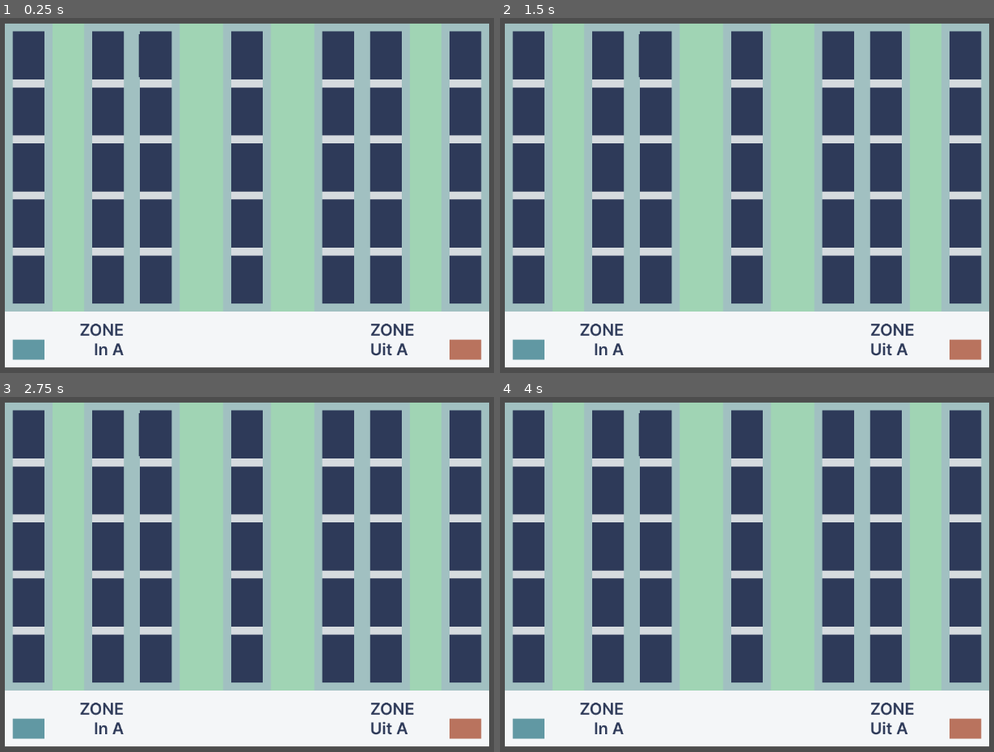
Above: before the commit, frames 1-4 (two rows, left to right).
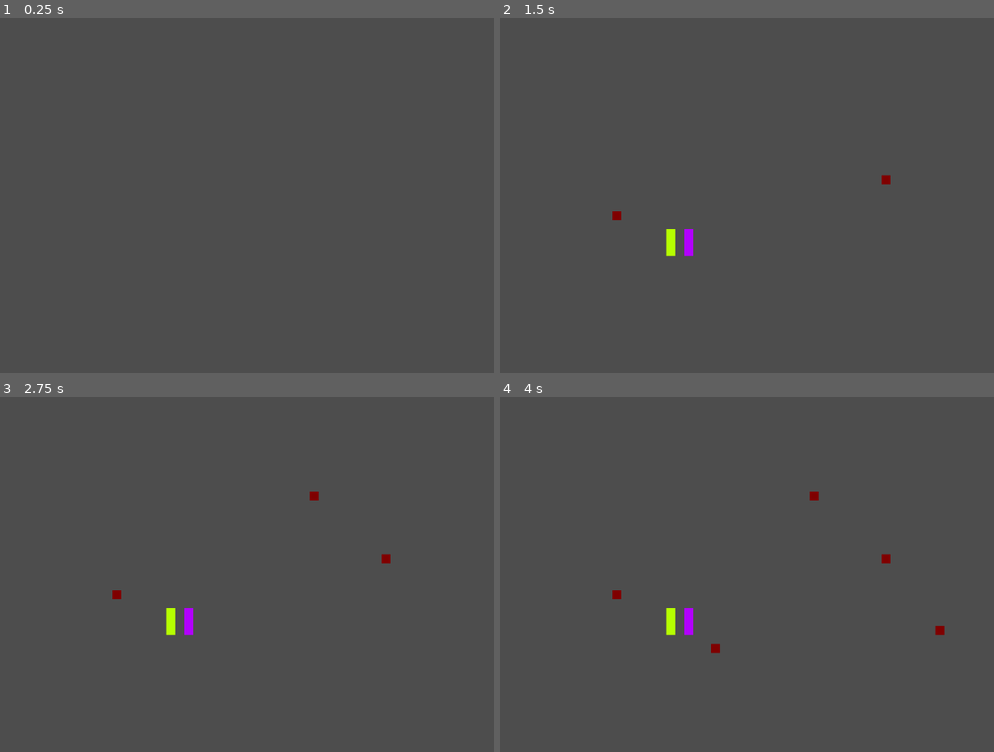
Above: after the commit, the same moments.

Repository: FontysRyan/Pr3Lj1St1Fontys
Game: Godot game, scene res://node_2d.tscn
Two runs of this game, one before a commit and one after it. Both use one fixed random seed, a clock stepped at 60 frames per second and the inputs below. Before the commit the project starts from res://VisualWarehouse.tscn.
Inputs (mouse positions are in pixels of both pictures, inside the frame that each line leads up to):
- Up to frame 1 (0.25 s): no input
- Up to frame 2 (1.5 s): tap Enter at 0.5 s; move the mouse to (890, 177) at 0.52 s; click (890, 177) at 0.6 s; tap Space at 1.25 s; move the mouse to (618, 213) at 1.27 s; click (618, 213) at 1.35 s
- Up to frame 3 (2.75 s): tap Enter at 2 s; move the mouse to (311, 492) at 2.02 s; click (311, 492) at 2.1 s
- Up to frame 4 (4 s): tap Space at 2.75 s; move the mouse to (712, 645) at 2.77 s; click (712, 645) at 2.85 s; tap Enter at 3.5 s; move the mouse to (939, 627) at 3.52 s; click (939, 627) at 3.6 s

The runs differ from the first frame. In frame 1, 95% of the frame differs, in the area x 0-100%, y 1-99%; in frame 2, 95%; in frame 3, 95%; in frame 4, 95%.

Commit message:
prototype 2
functions:

click to place tile

places 6 tiles are specific locations once

Diff:
--- /dev/null
+++ b/node_2d.gd
@@ -0,0 +1,23 @@
+extends Node2D
+@onready var tile_map_layer: TileMapLayer = $TileMapLayer
+
+
+func _ready():
+	pass
+
+func _process(_delta):
+		pass
+
+func _input(event):
+	if Input.is_action_just_pressed("click"):
+		print("fffff")
+		var grid_pos = tile_map_layer.local_to_map(get_local_mouse_position())
+		print(grid_pos)
+		tile_map_layer.set_cell(grid_pos, 0, Vector2i(0, 0), 0)
+
+	tile_map_layer.set_cell(Vector2i(27,24), 0, Vector2i(1, 0), 0)
+	tile_map_layer.set_cell(Vector2i(27,25), 0, Vector2i(1, 0), 0)
+	tile_map_layer.set_cell(Vector2i(27,26), 0, Vector2i(1, 0), 0)
+	tile_map_layer.set_cell(Vector2i(29,24), 0, Vector2i(1, 1), 0)
+	tile_map_layer.set_cell(Vector2i(29,25), 0, Vector2i(1, 1), 0)
+	tile_map_layer.set_cell(Vector2i(29,26), 0, Vector2i(1, 1), 0)
--- /dev/null
+++ b/node_2d.tscn
@@ -0,0 +1,25 @@
+[gd_scene load_steps=5 format=3 uid="uid://cm7qehg7w6u08"]
+
+[ext_resource type="Script" uid="uid://dxxxtip64burn" path="res://node_2d.gd" id="1_0e48y"]
+[ext_resource type="Texture2D" uid="uid://bl33dllc3p3qu" path="res://grid_test.png" id="2_epypp"]
+
+[sub_resource type="TileSetAtlasSource" id="TileSetAtlasSource_0hol4"]
+texture = ExtResource("2_epypp")
+0:0/0 = 0
+1:0/0 = 0
+2:0/0 = 0
+0:1/0 = 0
+1:1/0 = 0
+2:1/0 = 0
+0:2/0 = 0
+1:2/0 = 0
+2:2/0 = 0
+
+[sub_resource type="TileSet" id="TileSet_q6r6c"]
+sources/0 = SubResource("TileSetAtlasSource_0hol4")
+
+[node name="Node2D" type="Node2D"]
+script = ExtResource("1_0e48y")
+
+[node name="TileMapLayer" type="TileMapLayer" parent="."]
+tile_set = SubResource("TileSet_q6r6c")
--- a/project.godot
+++ b/project.godot
@@ -11,7 +11,7 @@
 [application]
 
 config/name="Visustore"
-run/main_scene="uid://ccsf1wsqk6c8h"
+run/main_scene="uid://cm7qehg7w6u08"
 config/features=PackedStringArray("4.4", "GL Compatibility")
 config/icon="res://icon.svg"
 
@@ -19,7 +19,17 @@
 
 project/assembly_name="Visustore"
 
+[input]
+
+click={
+"deadzone": 0.2,
+"events": [Object(InputEventMouseButton,"resource_local_to_scene":false,"resource_name":"","device":-1,"window_id":0,"alt_pressed":false,"shift_pressed":false,"ctrl_pressed":false,"meta_pressed":false,"button_mask":0,"position":Vector2(0, 0),"global_position":Vector2(0, 0),"factor":1.0,"button_index":1,"canceled":false,"pressed":false,"double_click":false,"script":null)
+]
+}
+
 [rendering]
 
+textures/canvas_textures/default_texture_filter=0
 renderer/rendering_method="gl_compatibility"
 renderer/rendering_method.mobile="gl_compatibility"
+2d/snap/snap_2d_transforms_to_pixel=true
Not shown, added: node_2d.gd.uid
